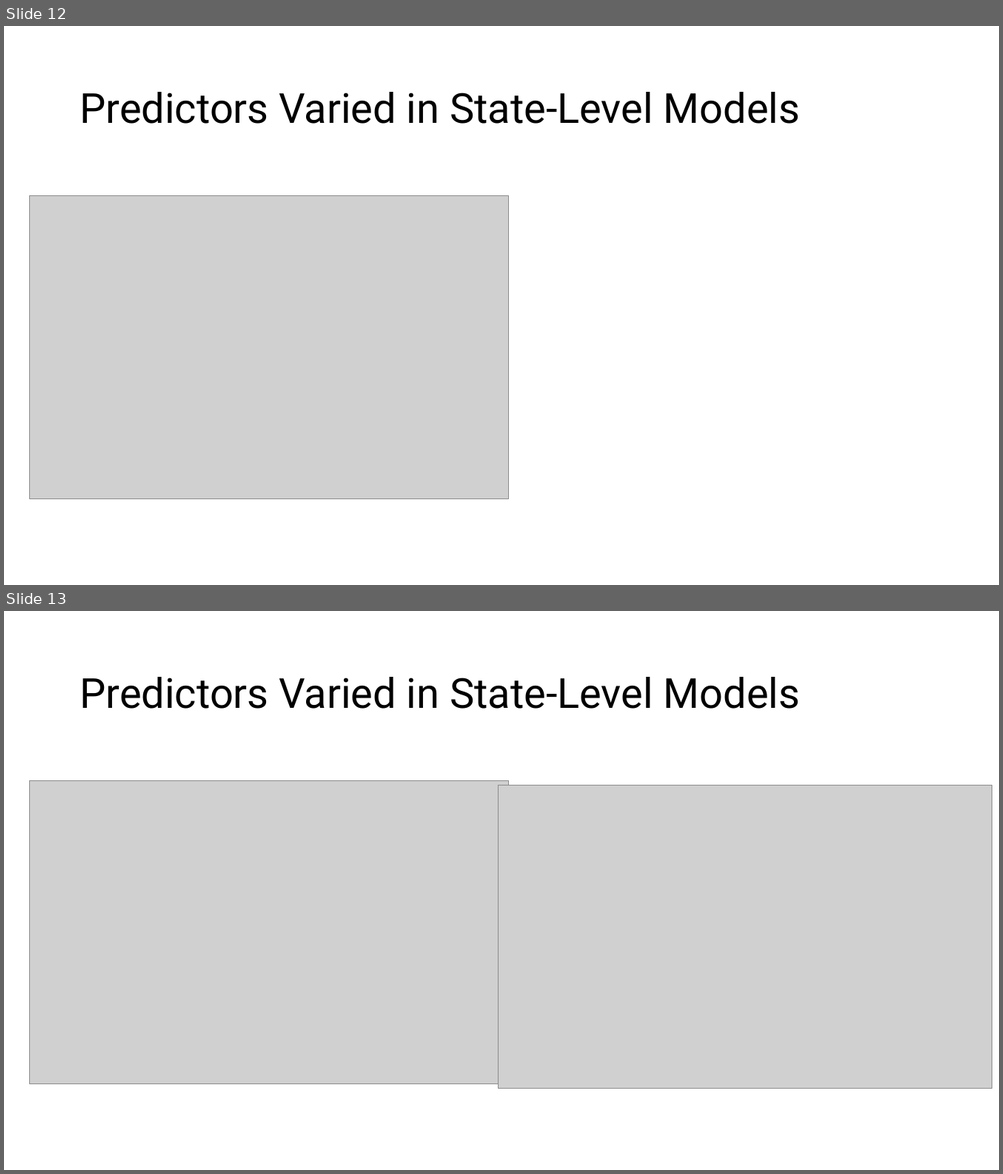
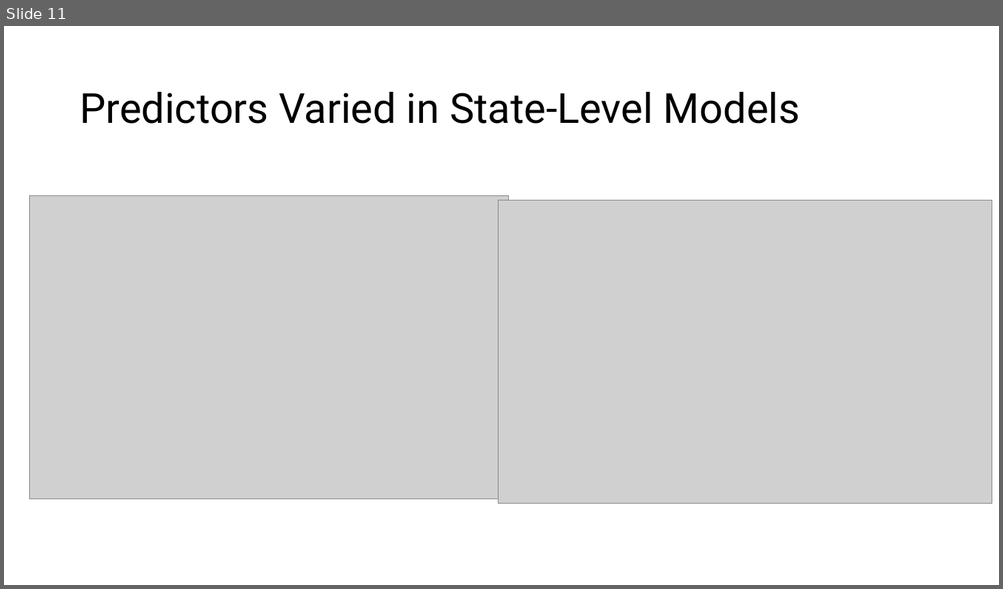
Before and after one commit to cxclark/covid19-analysis, a slide deck: 2020_10_30_covid_usa_analysis.pptx. Shown one above the other, each under a label of ours: slides 12 and 13 before the commit, slide 11 after it. The pictures are 1003x1174 and 1003x589 pixels, drawn with LibreOffice and Linux fonts; fonts in the diff are those of the drawing; grey boxes stand for pictures. Boxes give left, top, right and bottom in pixels: in the first picture for what was removed or moved away, otherwise in the second. Text is boxed around its words. In the diff, an @@ line names an element or a change of style, - is before the commit and + after.

```diff
--- a/2020_10_30_covid_usa_analysis.pptx
+++ b/2020_10_30_covid_usa_analysis.pptx
@@ slide 12 removed at bbox=[4, 26, 999, 585], background #FFFFFF @@
@@ title removed at bbox=[79, 92, 800, 124] @@
-Predictors Varied in State-Level Models
@@ picture removed at bbox=[29, 196, 508, 500] @@
@@ what was slide 13 is now slide 11 @@
```
Also in this commit, not shown: 1 other slide removed, 1 other file.
